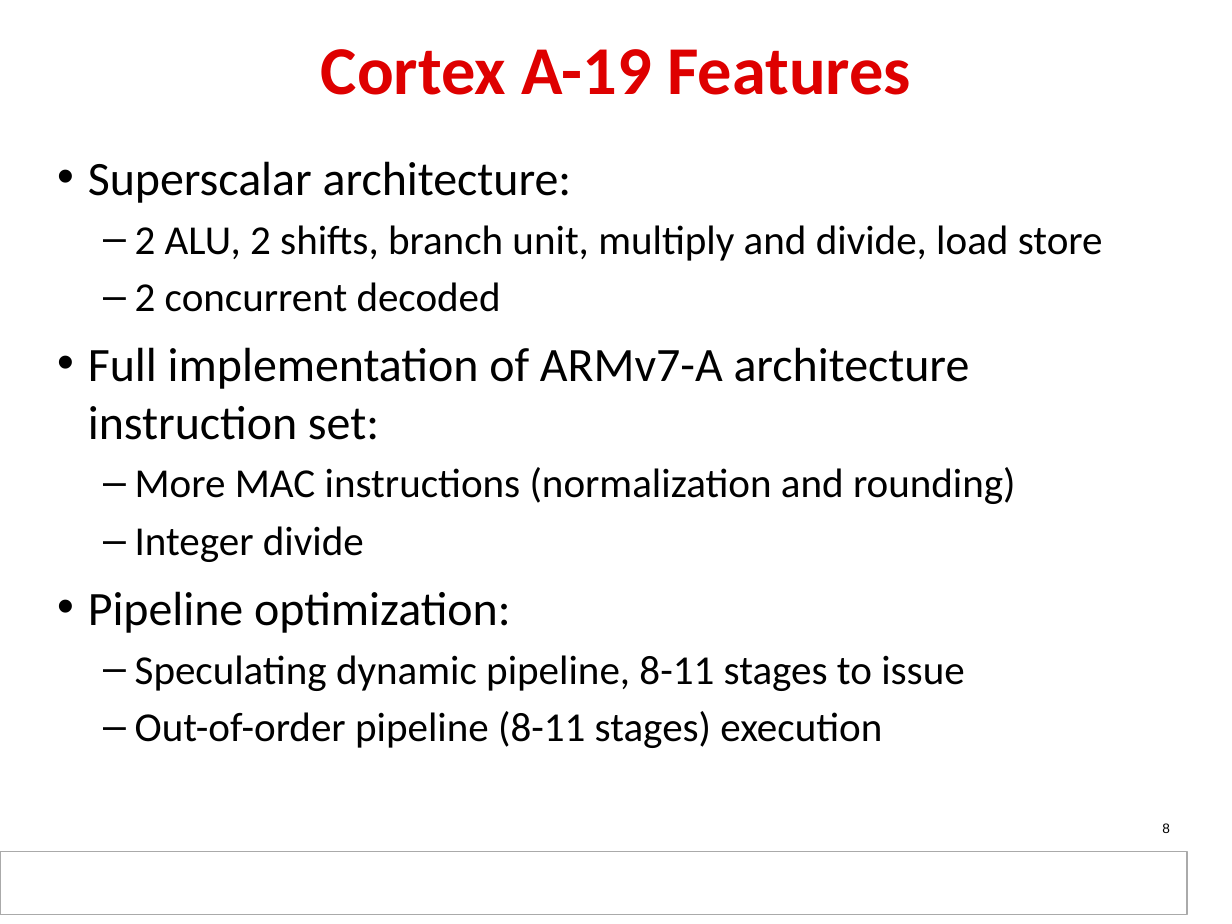
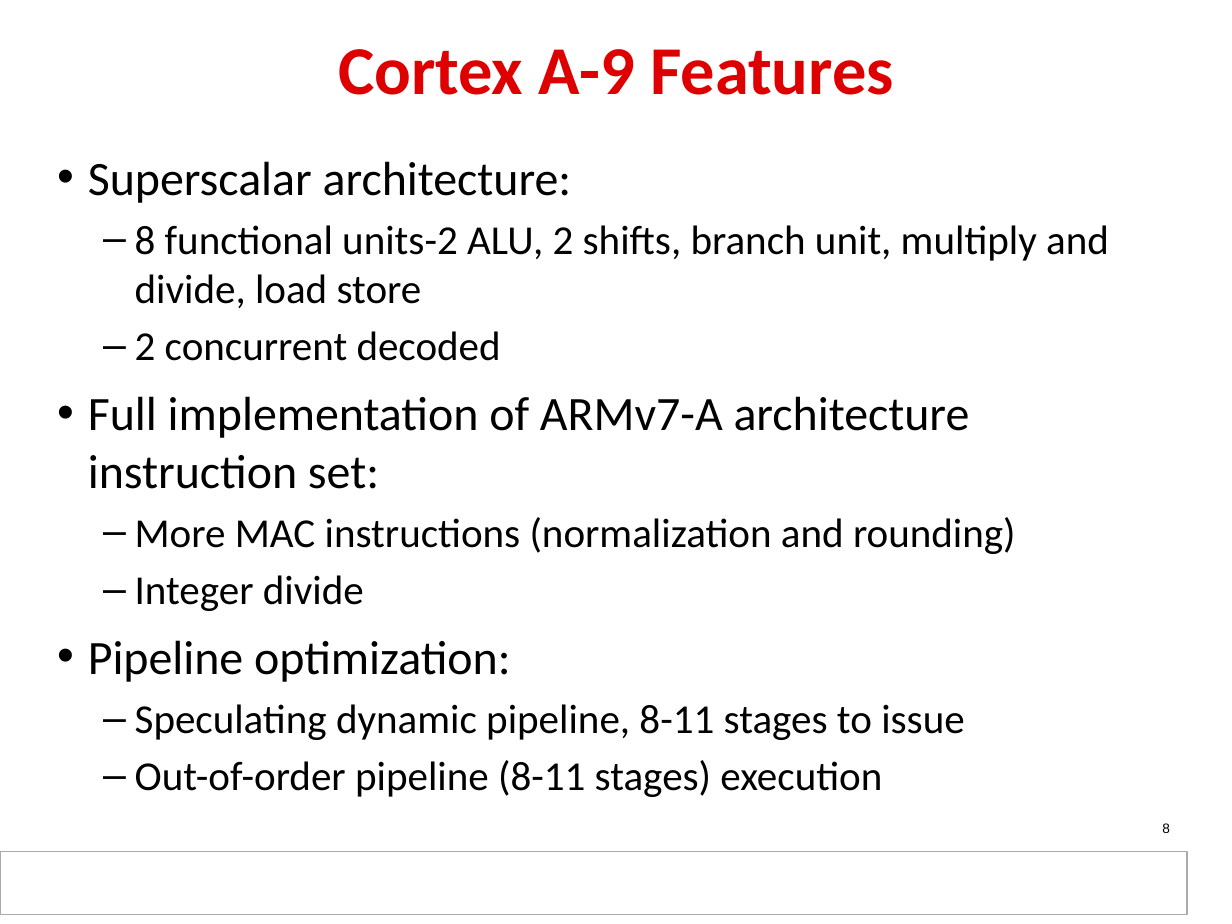
Before and after one commit to hari1989/keystone-workshop, a slide deck: slide 8 of preliminary/Working/presentations/Sitara/Ran_sitara_boot_camp_am437x_technical_overview_final.pptx. Drawn at 1232x924 pixels with LibreOffice and Linux fonts; fonts in the diff are those of the drawing; background and template pictures are left out. Boxes give left, top, right and bottom in pixels: in the first picture for what was removed or moved away, otherwise in the second. Text is boxed around its words. In the diff, an @@ line names an element or a change of style, - is before the commit and + after.

```diff
--- a/preliminary/Working/presentations/Sitara/Ran_sitara_boot_camp_am437x_technical_overview_final.pptx
+++ b/preliminary/Working/presentations/Sitara/Ran_sitara_boot_camp_am437x_technical_overview_final.pptx
@@ title at [338,49,894,95]: text changed @@
-Cortex A-19 Features
+Cortex A-9 Features
@@ text at [135,225,1109,308]: text changed @@
-  – 2 ALU, 2 shifts, branch unit, multiply and divide, load store
+  – 8 functional units-2 ALU, 2 shifts, branch unit, multiply and divide, load store
```
Also in this commit, not shown: 15 other slides changed, 1 slide removed.
